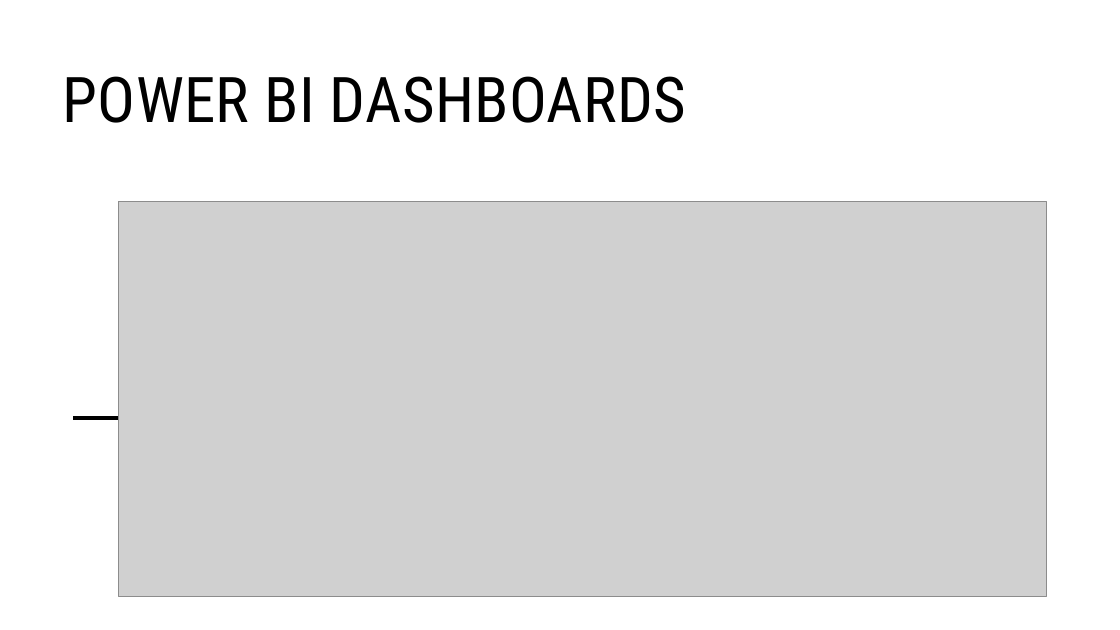
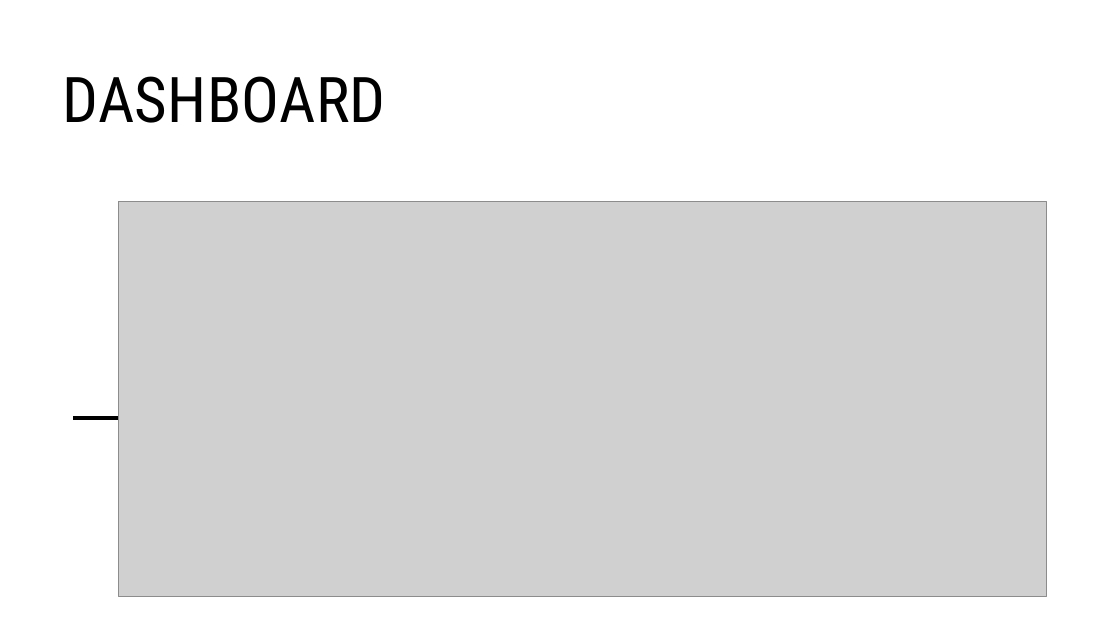
Before and after one commit to MrArthor/Forecasting-Electrical-Energy-Consumption, a slide deck: slide 12 of Report/Forecasting Electrical Energy Consumption- End Presentation.pptx. Drawn at 1120x630 pixels with LibreOffice and Linux fonts; fonts in the diff are those of the drawing; grey boxes stand for pictures. Boxes give left, top, right and bottom in pixels: in the first picture for what was removed or moved away, otherwise in the second. Text is boxed around its words. In the diff, an @@ line names an element or a change of style, - is before the commit and + after.

```diff
--- a/Report/Forecasting Electrical Energy Consumption- End Presentation.pptx
+++ b/Report/Forecasting Electrical Energy Consumption- End Presentation.pptx
@@ title at bbox=[63, 76, 386, 123]: text changed @@
-POWER BI DASHBOARDS
+DASHBOARD
```
Also in this commit, not shown: 7 other slides changed, 3 slides added, 3 slides removed, 1 other file.
